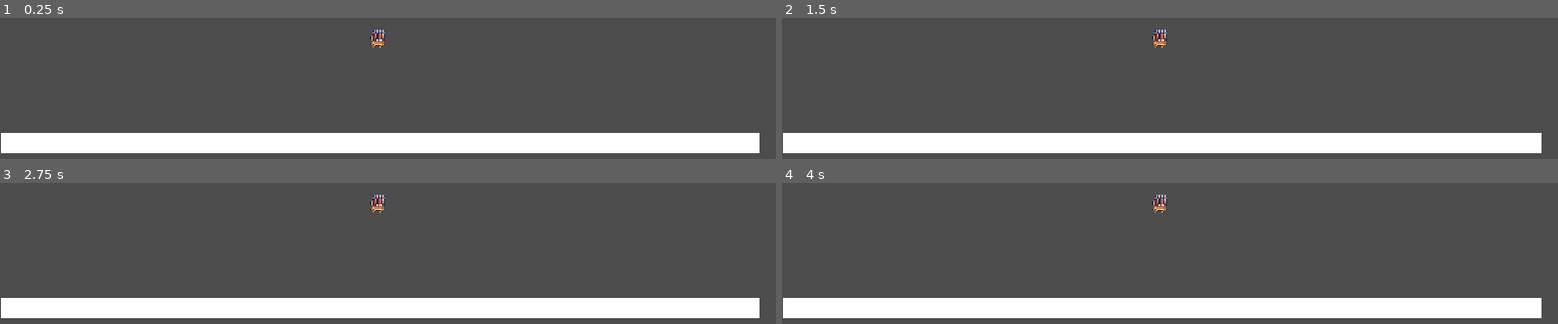
Above: before the commit, frames 1-4 (two rows, left to right).
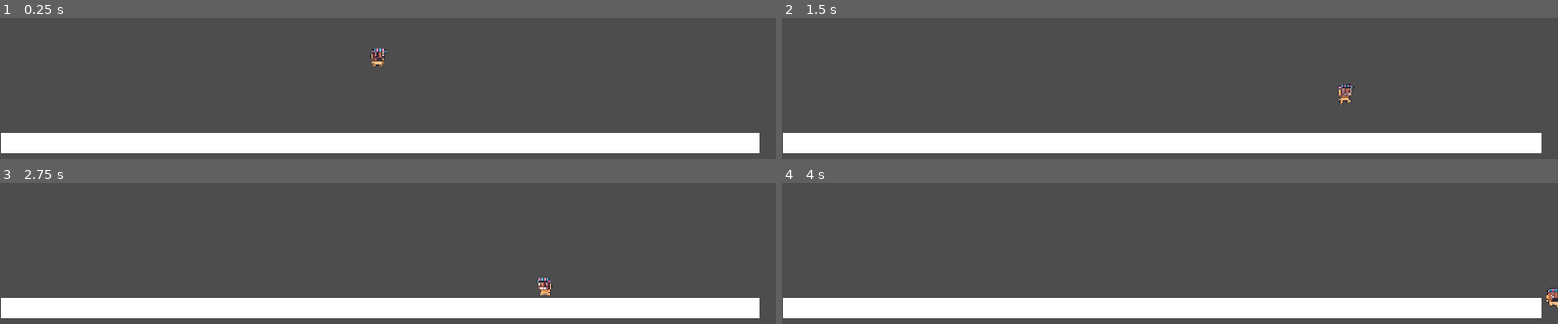
Above: after the commit, the same moments.

Repository: vankad24/godot_lessons
Game: Godot game, scene res://scenes/main.tscn
The game is run twice, just before and just after one commit, with the same random seed, the same clock (stepped at 60 frames per second) and the same inputs.
Inputs:
- Up to frame 1 (0.25 s): no input
- Up to frame 2 (1.5 s): tap Enter (ui_accept) at 0.5, 0.6, 0.77, 1.07, 1.35 s; hold Right (ui_right) from 0.53 s (still down)
- Up to frame 3 (2.75 s): tap Enter (ui_accept) at 1.52, 1.82, 2.1 s; release Right (ui_right) at 2.03 s; hold Left (ui_left) from 2.03 s (still down)
- Up to frame 4 (4 s): release Left (ui_left) at 2.78 s; hold Right (ui_right) from 2.78 s (still down); tap Enter (ui_accept) at 2.85, 3.02, 3.32, 3.6, 3.77 s

The runs differ from the first frame. In frame 1, 0.4% of the frame differs, in the area x 47-50%, y 8-35%; in frame 2, 0.4%; in frame 3, 0.4%; in frame 4, 0.4%.

Commit message:
Add fsm states

Diff:
--- /dev/null
+++ b/fsm/fsm/double_jump.gd
@@ -0,0 +1,37 @@
+extends State
+
+class_name DoubleJump
+
+@export var sprite: AnimatedSprite2D
+@export var player: CharacterBody2D
+
+const JUMP_VELOCITY = -400.0
+const SPEED = 300.0
+
+
+func enter():
+	player.velocity.y = JUMP_VELOCITY
+	sprite.play("double_jump")
+	pass
+
+func update(delta: float):
+	var direction := Input.get_axis("ui_left", "ui_right")
+	if !direction:
+		transition.emit(self, "idle")
+	if direction:
+		player.velocity.x = direction * SPEED
+		sprite.flip_h = direction < 0
+
+
+	if player.is_on_floor():
+		transition.emit(self, "idle")
+	elif player.velocity.y > 0:
+		transition.emit(self, "fall")
+
+
+	#if Input.get_axis("ui_left", "ui_right"):
+		#transition.emit(self, "walk")
+	pass
+
+func exit():
+	pass
--- /dev/null
+++ b/fsm/fsm/fall.gd
@@ -0,0 +1,34 @@
+extends State
+
+class_name Fall
+
+@export var sprite: AnimatedSprite2D
+@export var player: CharacterBody2D
+
+const JUMP_VELOCITY = -400.0
+const SPEED = 300.0
+
+
+func enter():
+
+	sprite.play("fall")
+	pass
+
+func update(delta: float):
+	var direction := Input.get_axis("ui_left", "ui_right")
+	if !direction:
+		transition.emit(self, "idle")
+	if direction:
+		player.velocity.x = direction * SPEED
+		sprite.flip_h = direction < 0
+
+
+	if player.is_on_floor():
+		transition.emit(self, "idle")
+
+	#if Input.get_axis("ui_left", "ui_right"):
+		#transition.emit(self, "walk")
+	pass
+
+func exit():
+	player.velocity.x = move_toward(player.velocity.x, 0, SPEED)
--- a/fsm/fsm/fsm.gd
+++ b/fsm/fsm/fsm.gd
@@ -11,3 +11,24 @@
 		if child is State:
 			print("added state:", child.name)
 			states[child.name.to_lower()] = child
+			child.transition.connect(change_state)
+	if initial_state:
+		initial_state.enter()
+		current_state = initial_state
+
+
+func change_state(old_state: State, new_state_name: String):
+	if old_state != current_state:
+		return
+	var new_state = states.get(new_state_name.to_lower())
+	if !new_state:
+		return
+	if current_state:
+		current_state.exit()
+
+	new_state.enter()
+	current_state = new_state
+
+func _process(delta: float) -> void:
+	if current_state:
+		current_state.update(delta)
--- a/fsm/fsm/idle.gd
+++ b/fsm/fsm/idle.gd
@@ -3,7 +3,17 @@
 class_name Idle
 
 @export var sprite: AnimatedSprite2D
+@export var player: CharacterBody2D
+
 
 
 func enter():
 	sprite.play("idle")
+
+func update(delta: float):
+	if Input.get_axis("ui_left", "ui_right"):
+		transition.emit(self, "walk")
+
+		# Handle jump.
+	if Input.is_action_just_pressed("ui_accept") and player.is_on_floor():
+		transition.emit(self, "jump")
--- /dev/null
+++ b/fsm/fsm/jump.gd
@@ -0,0 +1,40 @@
+extends State
+
+class_name Jump
+
+@export var sprite: AnimatedSprite2D
+@export var player: CharacterBody2D
+
+const JUMP_VELOCITY = -400.0
+const SPEED = 300.0
+
+
+func enter():
+	player.velocity.y = JUMP_VELOCITY
+	sprite.play("jump")
+	pass
+
+func update(delta: float):
+	var direction := Input.get_axis("ui_left", "ui_right")
+
+	if !direction:
+		transition.emit(self, "idle")
+
+	if direction:
+		player.velocity.x = direction * SPEED
+		sprite.flip_h = direction < 0
+
+	if player.is_on_floor():
+		transition.emit(self, "idle")
+	elif player.velocity.y > 0:
+		transition.emit(self, "fall")
+	elif Input.is_action_just_pressed("ui_accept") and !player.is_on_floor():
+		transition.emit(self, "double_jump")
+
+
+	#if Input.get_axis("ui_left", "ui_right"):
+		#transition.emit(self, "walk")
+	pass
+
+func exit():
+	pass
--- /dev/null
+++ b/fsm/fsm/walk.gd
@@ -0,0 +1,33 @@
+extends State
+
+class_name Walk
+
+
+@export var sprite: AnimatedSprite2D
+@export var player: CharacterBody2D
+const SPEED = 300.0
+
+func enter():
+	#player = get_tree().get_first_node_in_group('Character')
+	sprite.play("run")
+
+
+# Called every frame. 'delta' is the elapsed time since the previous frame.
+func _process(delta: float) -> void:
+	pass
+
+func update(delta: float):
+	if Input.is_action_just_pressed("ui_accept") and player.is_on_floor():
+		transition.emit(self, "jump")
+
+	var direction := Input.get_axis("ui_left", "ui_right")
+
+	if !direction:
+		transition.emit(self, "idle")
+
+	if direction:
+		player.velocity.x = direction * SPEED
+		sprite.flip_h = direction < 0
+	else:
+		# плавная остановка
+		player.velocity.x = move_toward(player.velocity.x, 0, SPEED)
--- a/fsm/scenes/character.tscn
+++ b/fsm/scenes/character.tscn
@@ -1,10 +1,45 @@
 [gd_scene format=3 uid="uid://cbon75c5c7vl8"]
 
-[ext_resource type="Script" uid="uid://bm0jvx8lw7jmj" path="res://fsm/state.gd" id="1_lrhn5"]
+[ext_resource type="Script" uid="uid://da7i61s2iheyo" path="res://scripts/character.gd" id="1_dp8ca"]
 [ext_resource type="Texture2D" uid="uid://dp8kkar0krgfq" path="res://assets/dude/idle.png" id="1_rkhd4"]
+[ext_resource type="Texture2D" uid="uid://dqlnggoikdigg" path="res://assets/dude/double_jump.png" id="2_0dpix"]
 [ext_resource type="Texture2D" uid="uid://cfgyq8ftyw7lx" path="res://assets/dude/run.png" id="2_lrhn5"]
+[ext_resource type="Texture2D" uid="uid://bv0asrty8887y" path="res://assets/dude/fall.png" id="3_2hyy3"]
 [ext_resource type="Script" uid="uid://d2hymnvllvkt8" path="res://fsm/fsm.gd" id="4_dp8ca"]
 [ext_resource type="Script" uid="uid://b5mm48yey1v3k" path="res://fsm/idle.gd" id="4_my7n2"]
+[ext_resource type="Texture2D" uid="uid://bi3fomubwd3ed" path="res://assets/dude/jump.png" id="5_irmqu"]
+[ext_resource type="Script" uid="uid://bxcqhk51owts8" path="res://fsm/walk.gd" id="6_0lw5n"]
+[ext_resource type="Script" uid="uid://dvpgt6x6wirou" path="res://fsm/jump.gd" id="10_2hyy3"]
+[ext_resource type="Script" uid="uid://b6ajknv2rpogq" path="res://fsm/fall.gd" id="11_irmqu"]
+[ext_resource type="Script" uid="uid://dl6q4n31vw8c6" path="res://fsm/double_jump.gd" id="12_7eonc"]
+
+[sub_resource type="AtlasTexture" id="AtlasTexture_2y1m1"]
+atlas = ExtResource("2_0dpix")
+region = Rect2(0, 0, 32, 32)
+
+[sub_resource type="AtlasTexture" id="AtlasTexture_41u22"]
+atlas = ExtResource("2_0dpix")
+region = Rect2(32, 0, 32, 32)
+
+[sub_resource type="AtlasTexture" id="AtlasTexture_8vsun"]
+atlas = ExtResource("2_0dpix")
+region = Rect2(64, 0, 32, 32)
+
+[sub_resource type="AtlasTexture" id="AtlasTexture_8rpqn"]
+atlas = ExtResource("2_0dpix")
+region = Rect2(96, 0, 32, 32)
+
+[sub_resource type="AtlasTexture" id="AtlasTexture_i0gp7"]
+atlas = ExtResource("2_0dpix")
+region = Rect2(128, 0, 32, 32)
+
+[sub_resource type="AtlasTexture" id="AtlasTexture_imt6f"]
+atlas = ExtResource("2_0dpix")
+region = Rect2(160, 0, 32, 32)
+
+[sub_resource type="AtlasTexture" id="AtlasTexture_ofy33"]
+atlas = ExtResource("3_2hyy3")
+region = Rect2(0, 0, 32, 32)
 
 [sub_resource type="AtlasTexture" id="AtlasTexture_my7n2"]
 atlas = ExtResource("1_rkhd4")
@@ -49,6 +84,10 @@
 [sub_resource type="AtlasTexture" id="AtlasTexture_8yvht"]
 atlas = ExtResource("1_rkhd4")
 region = Rect2(320, 0, 32, 32)
+
+[sub_resource type="AtlasTexture" id="AtlasTexture_3et6r"]
+atlas = ExtResource("5_irmqu")
+region = Rect2(0, 0, 32, 32)
 
 [sub_resource type="AtlasTexture" id="AtlasTexture_lagn4"]
 atlas = ExtResource("2_lrhn5")
@@ -102,6 +141,37 @@
 animations = [{
 "frames": [{
 "duration": 1.0,
+"texture": SubResource("AtlasTexture_2y1m1")
+}, {
+"duration": 1.0,
+"texture": SubResource("AtlasTexture_41u22")
+}, {
+"duration": 1.0,
+"texture": SubResource("AtlasTexture_8vsun")
+}, {
+"duration": 1.0,
+"texture": SubResource("AtlasTexture_8rpqn")
+}, {
+"duration": 1.0,
+"texture": SubResource("AtlasTexture_i0gp7")
+}, {
+"duration": 1.0,
+"texture": SubResource("AtlasTexture_imt6f")
+}],
+"loop": 1,
+"name": &"double_jump",
+"speed": 15.0
+}, {
+"frames": [{
+"duration": 1.0,
+"texture": SubResource("AtlasTexture_ofy33")
+}],
+"loop": 1,
+"name": &"fall",
+"speed": 5.0
+}, {
+"frames": [{
+"duration": 1.0,
 "texture": SubResource("AtlasTexture_my7n2")
 }, {
 "duration": 1.0,
@@ -137,6 +207,14 @@
 "loop": 1,
 "name": &"idle",
 "speed": 15.0
+}, {
+"frames": [{
+"duration": 1.0,
+"texture": SubResource("AtlasTexture_3et6r")
+}],
+"loop": 1,
+"name": &"jump",
+"speed": 5.0
 }, {
 "frames": [{
 "duration": 1.0,
@@ -185,20 +263,43 @@
 height = 32.0
 
 [node name="Character" type="CharacterBody2D" unique_id=495838473]
-script = ExtResource("1_lrhn5")
+script = ExtResource("1_dp8ca")
 
 [node name="AnimatedSprite2D" type="AnimatedSprite2D" parent="." unique_id=227671248]
 sprite_frames = SubResource("SpriteFrames_uvqyy")
-animation = &"idle"
-frame_progress = 0.5903039
+animation = &"double_jump"
+frame = 2
+frame_progress = 0.94309425
 
 [node name="CollisionShape2D" type="CollisionShape2D" parent="." unique_id=1156021018]
 position = Vector2(1, 0)
 shape = SubResource("CapsuleShape2D_1sea3")
 
-[node name="fsm" type="Node" parent="." unique_id=2040247919]
+[node name="fsm" type="Node" parent="." unique_id=2040247919 node_paths=PackedStringArray("initial_state")]
 script = ExtResource("4_dp8ca")
-
-[node name="idle" type="Node" parent="fsm" unique_id=1975515994 node_paths=PackedStringArray("sprite")]
+initial_state = NodePath("idle")
+
+[node name="idle" type="Node" parent="fsm" unique_id=1975515994 node_paths=PackedStringArray("sprite", "player")]
 script = ExtResource("4_my7n2")
 sprite = NodePath("../../AnimatedSprite2D")
+player = NodePath("../..")
+
+[node name="walk" type="Node" parent="fsm" unique_id=1652392968 node_paths=PackedStringArray("sprite", "player")]
+script = ExtResource("6_0lw5n")
+sprite = NodePath("../../AnimatedSprite2D")
+player = NodePath("../..")
+
+[node name="jump" type="Node" parent="fsm" unique_id=327036850 node_paths=PackedStringArray("sprite", "player")]
+script = ExtResource("10_2hyy3")
+sprite = NodePath("../../AnimatedSprite2D")
+player = NodePath("../..")
+
+[node name="fall" type="Node" parent="fsm" unique_id=1117554501 node_paths=PackedStringArray("sprite", "player")]
+script = ExtResource("11_irmqu")
+sprite = NodePath("../../AnimatedSprite2D")
+player = NodePath("../..")
+
+[node name="double_jump" type="Node" parent="fsm" unique_id=365849492 node_paths=PackedStringArray("sprite", "player")]
+script = ExtResource("12_7eonc")
+sprite = NodePath("../../AnimatedSprite2D")
+player = NodePath("../..")
--- /dev/null
+++ b/fsm/scenes/slime.tscn
@@ -0,0 +1,96 @@
+[gd_scene format=3 uid="uid://6lhjc3oha1ug"]
+
+[ext_resource type="Texture2D" uid="uid://meyqadk683gs" path="res://assets/slime/slime-idle.png" id="1_371uh"]
+
+[sub_resource type="AtlasTexture" id="AtlasTexture_p2gj0"]
+atlas = ExtResource("1_371uh")
+region = Rect2(0, 0, 44, 30)
+
+[sub_resource type="AtlasTexture" id="AtlasTexture_n6pvg"]
+atlas = ExtResource("1_371uh")
+region = Rect2(44, 0, 44, 30)
+
+[sub_resource type="AtlasTexture" id="AtlasTexture_pjw23"]
+atlas = ExtResource("1_371uh")
+region = Rect2(88, 0, 44, 30)
+
+[sub_resource type="AtlasTexture" id="AtlasTexture_2npkn"]
+atlas = ExtResource("1_371uh")
+region = Rect2(132, 0, 44, 30)
+
+[sub_resource type="AtlasTexture" id="AtlasTexture_fd6lc"]
+atlas = ExtResource("1_371uh")
+region = Rect2(176, 0, 44, 30)
+
+[sub_resource type="AtlasTexture" id="AtlasTexture_gstla"]
+atlas = ExtResource("1_371uh")
+region = Rect2(220, 0, 44, 30)
+
+[sub_resource type="AtlasTexture" id="AtlasTexture_v5wyi"]
+atlas = ExtResource("1_371uh")
+region = Rect2(264, 0, 44, 30)
+
+[sub_resource type="AtlasTexture" id="AtlasTexture_0l8pv"]
+atlas = ExtResource("1_371uh")
+region = Rect2(308, 0, 44, 30)
+
+[sub_resource type="AtlasTexture" id="AtlasTexture_vnioy"]
+atlas = ExtResource("1_371uh")
+region = Rect2(352, 0, 44, 30)
+
+[sub_resource type="AtlasTexture" id="AtlasTexture_2xjuo"]
+atlas = ExtResource("1_371uh")
+region = Rect2(396, 0, 44, 30)
+
+[sub_resource type="SpriteFrames" id="SpriteFrames_aulb5"]
+animations = [{
+"frames": [{
+"duration": 1.0,
+"texture": SubResource("AtlasTexture_p2gj0")
+}, {
+"duration": 1.0,
+"texture": SubResource("AtlasTexture_n6pvg")
+}, {
+"duration": 1.0,
+"texture": SubResource("AtlasTexture_pjw23")
+}, {
+"duration": 1.0,
+"texture": SubResource("AtlasTexture_2npkn")
+}, {
+"duration": 1.0,
+"texture": SubResource("AtlasTexture_fd6lc")
+}, {
+"duration": 1.0,
+"texture": SubResource("AtlasTexture_gstla")
+}, {
+"duration": 1.0,
+"texture": SubResource("AtlasTexture_v5wyi")
+}, {
+"duration": 1.0,
+"texture": SubResource("AtlasTexture_0l8pv")
+}, {
+"duration": 1.0,
+"texture": SubResource("AtlasTexture_vnioy")
+}, {
+"duration": 1.0,
+"texture": SubResource("AtlasTexture_2xjuo")
+}],
+"loop": 1,
+"name": &"idle",
+"speed": 5.0
+}]
+
+[sub_resource type="CircleShape2D" id="CircleShape2D_7gti0"]
+radius = 11.661903
+
+[node name="Slime" type="Node2D" unique_id=331418482]
+
+[node name="AnimatedSprite2D" type="AnimatedSprite2D" parent="." unique_id=1169630805]
+sprite_frames = SubResource("SpriteFrames_aulb5")
+animation = &"idle"
+frame_progress = 0.09333745
+
+[node name="StaticBody2D" type="StaticBody2D" parent="." unique_id=1017208004]
+
+[node name="CollisionShape2D" type="CollisionShape2D" parent="StaticBody2D" unique_id=1274344065]
+shape = SubResource("CircleShape2D_7gti0")
--- a/fsm/scripts/character.gd
+++ b/fsm/scripts/character.gd
@@ -1,8 +1,6 @@
 extends CharacterBody2D
 
 
-const SPEED = 300.0
-const JUMP_VELOCITY = -400.0
 
 
 func _physics_process(delta: float) -> void:
@@ -10,16 +8,8 @@
 	if not is_on_floor():
 		velocity += get_gravity() * delta
 
-	# Handle jump.
-	if Input.is_action_just_pressed("ui_accept") and is_on_floor():
-		velocity.y = JUMP_VELOCITY
 
 	# Get the input direction and handle the movement/deceleration.
 	# As good practice, you should replace UI actions with custom gameplay actions.
-	var direction := Input.get_axis("ui_left", "ui_right")
-	if direction:
-		velocity.x = direction * SPEED
-	else:
-		velocity.x = move_toward(velocity.x, 0, SPEED)
 
 	move_and_slide()
Not shown, added: fsm/fsm/double_jump.gd.uid
Not shown, added: fsm/fsm/fall.gd.uid
Not shown, added: fsm/fsm/jump.gd.uid
Not shown, added: fsm/fsm/walk.gd.uid
